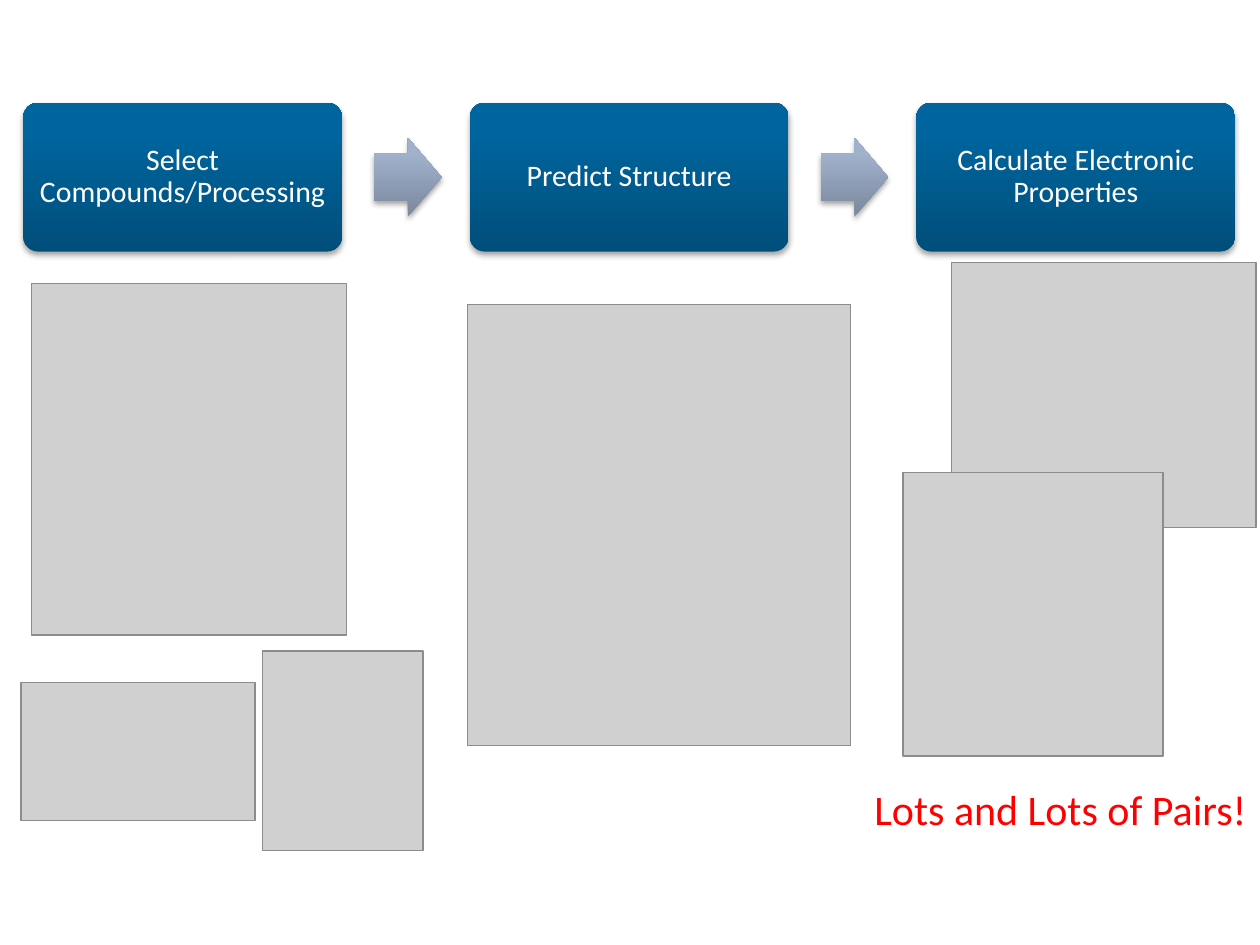
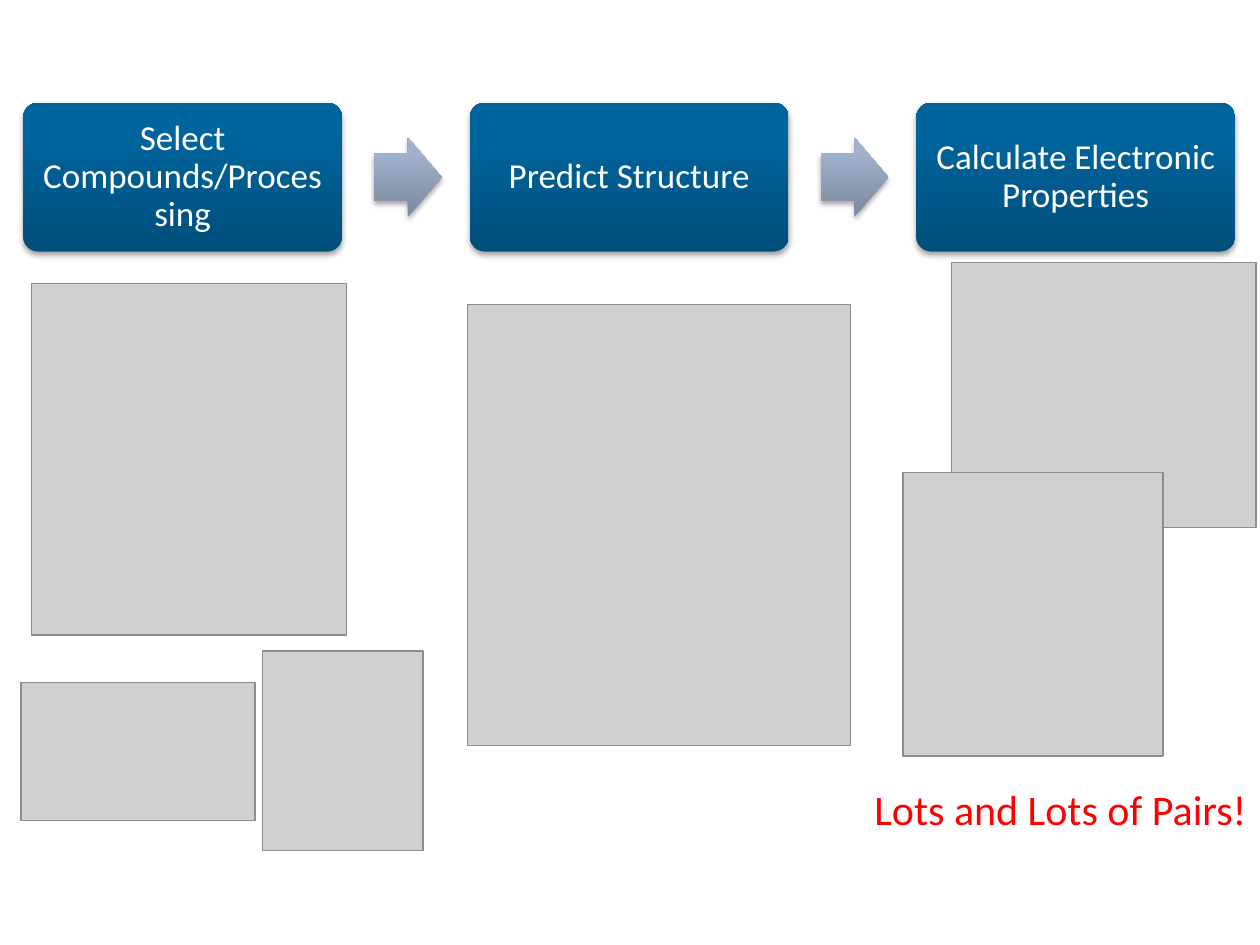
Before and after one commit to evanmiller326/Chromophore_Random_Forest, a slide deck: slide 1 of slides/matdat2018_outro.pptx. Drawn at 1260x945 pixels with LibreOffice and Linux fonts; fonts in the diff are those of the drawing; grey boxes stand for pictures; background and template pictures are left out. Boxes give left, top, right and bottom in pixels: in the first picture for what was removed or moved away, otherwise in the second. Text is boxed around its words. In the diff, an @@ line names an element or a change of style, - is before the commit and + after.

```diff
--- a/slides/matdat2018_outro.pptx
+++ b/slides/matdat2018_outro.pptx
@@ size 17 to 20 pt; more space between paragraphs in 3 elements at [43,125,322,194], [509,163,750,189], [936,144,1214,213] @@
```
Also in this commit, not shown: 1 other slide changed.
